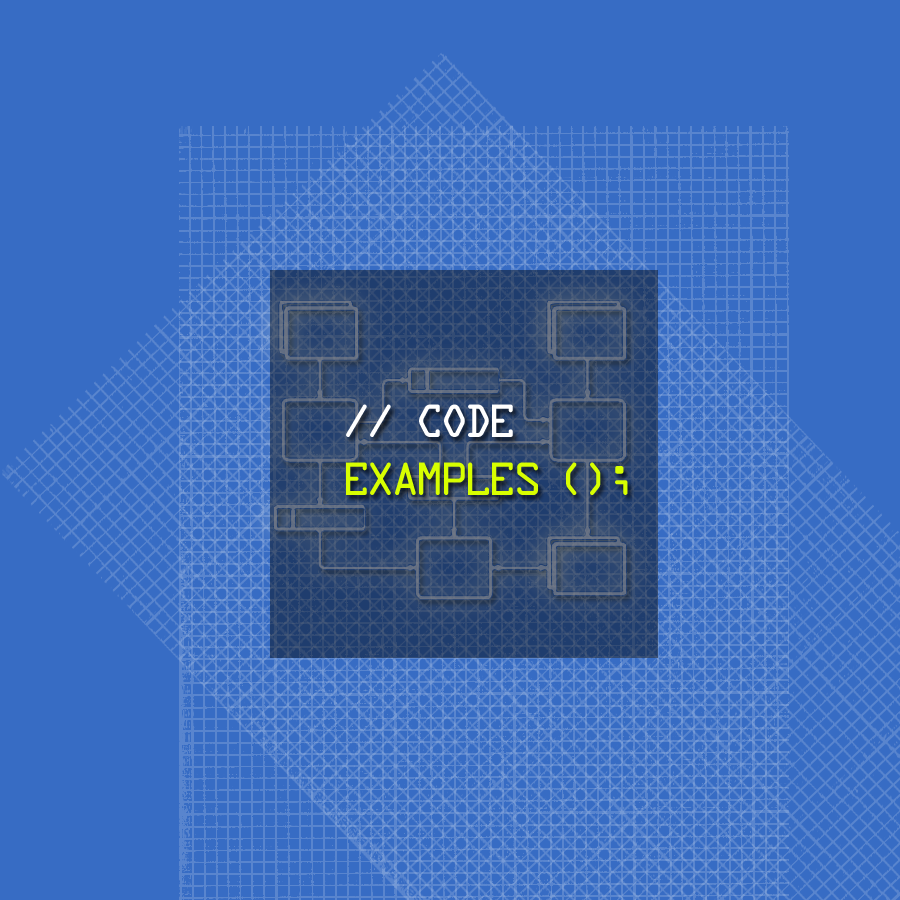
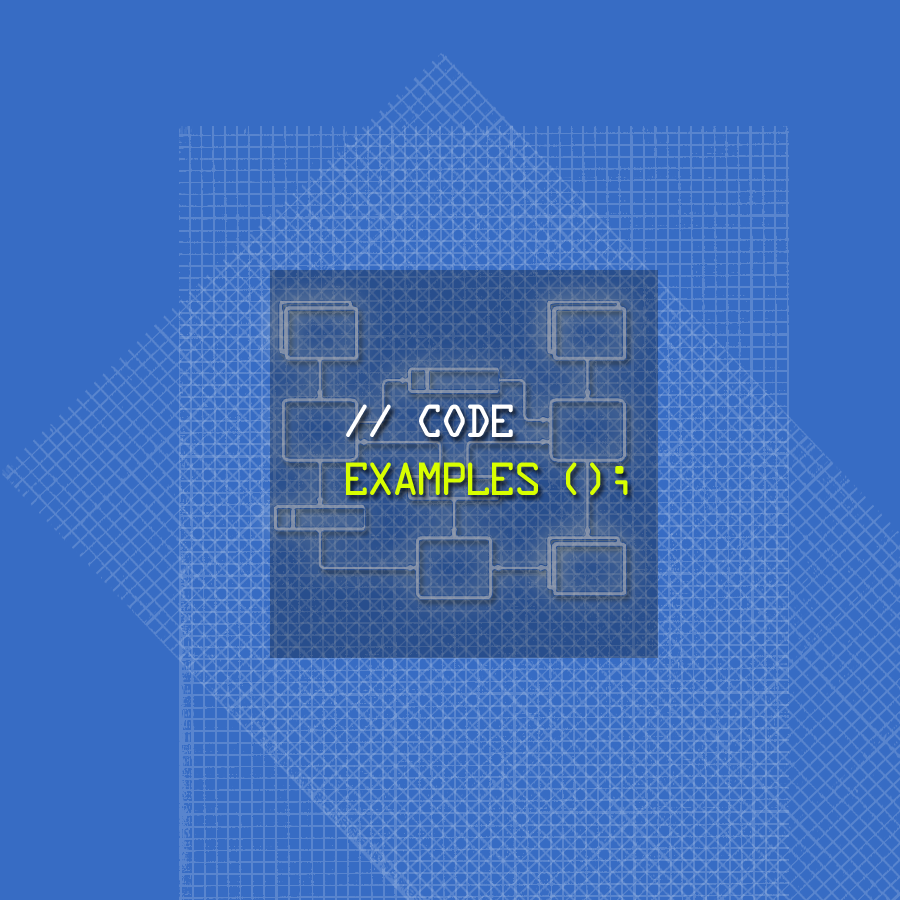
Before/after of a 900x900 layered artwork. What changed in the layer stack:
"Layer 4": opacity 44% → 28% over left=270, top=270, right=658, bottom=658
